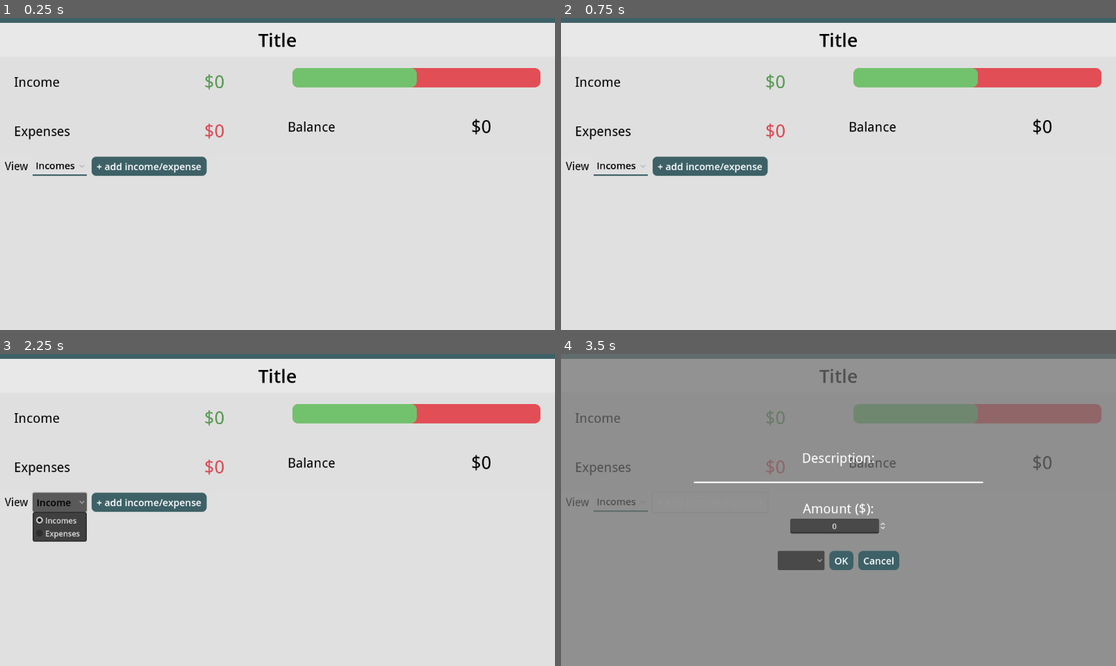
Above: before the commit, frames 1-4 (two rows, left to right).
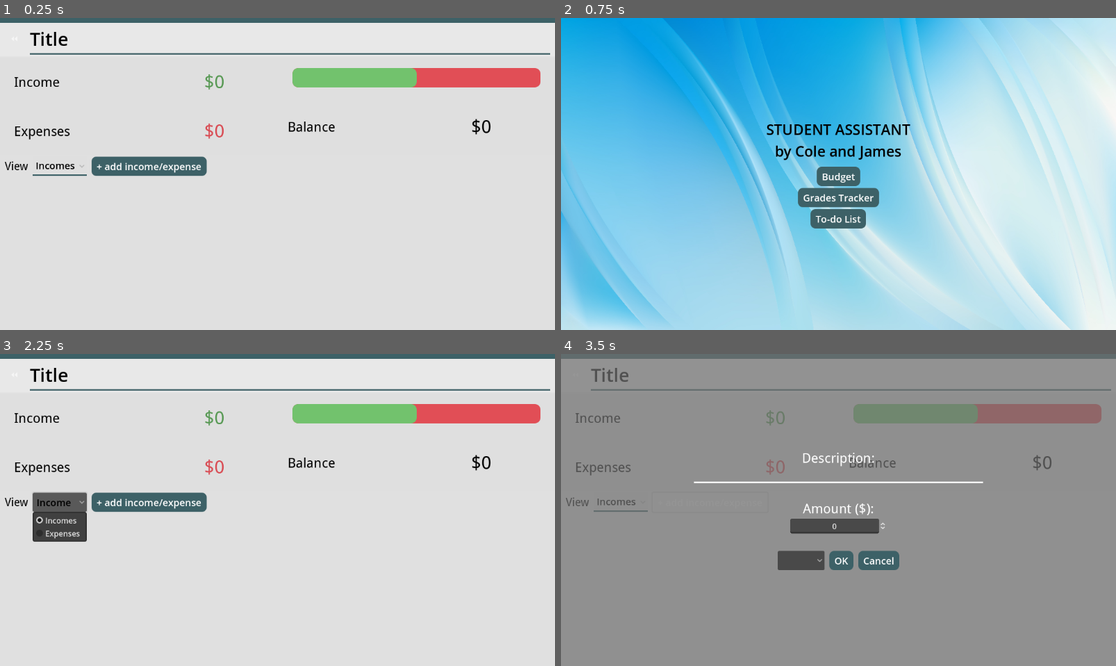
Above: after the commit, the same moments.

Repository: James-Lian/assisstant-eureka
Game: Godot game, scene res://budget.tscn
Two runs of this game, one before a commit and one after it. Both use one fixed random seed, a clock stepped at 60 frames per second and the inputs below. Before the commit the project has no main scene; this scene is started directly in both runs.
Inputs (mouse positions are in pixels of both pictures, inside the frame that each line leads up to):
- Up to frame 1 (0.25 s): no input
- Up to frame 2 (0.75 s): click (577, 39) at 0.5 s, where only the run after the commit has a clickable "⏪"
- Up to frame 3 (2.25 s): click (277, 513) at 1.25 s, where only the run after the commit has a clickable "Budget"; click "Incomes" at 2 s
- Up to frame 4 (3.5 s): click "+ add income/expense" at 2.75 s

The runs differ from the first frame. In frame 1, 0.9% of the frame differs, in the area x 5-100%, y 4-12%; in frame 2, 80%, in the area x 0-100%, y 0-100%; in frame 3, 0.9%; in frame 4, 0.7%.

Commit message:
fixed bugs and glitches
Missing node names in TODOLIST, incorrect inheritance (extends Node2D instead of Control), incorrect signal connection

Diff:
--- a/GradeTracker.gd
+++ b/GradeTracker.gd
@@ -6,7 +6,7 @@
 func _ready():
 	# Connect button signal to function
 	var button = $Button
-	button.connect("pressed", self, "_on_CalculateButton_pressed")
+	button.connect("pressed", Callable(self, "_on_CalculateButton_pressed"))
 
 	# Populate gradeInputs array with LineEdit nodes
 	for i in range($Subjects.get_child_count()):
@@ -33,6 +33,6 @@
 
 	if totalCredits > 0:
 		var gpa = weightedGradeSum / totalCredits
-		gpaLabel.text = "GPA: " + str(round(gpa, 2))
+		gpaLabel.text = "GPA: " + str(round(gpa))
 	else:
 		gpaLabel.text = "N/A"
--- /dev/null
+++ b/New.gd
@@ -0,0 +1,15 @@
+extends Control
+
+
+# Called when the node enters the scene tree for the first time.
+func _ready():
+	pass # Replace with function body.
+
+func _on_budget_pressed():
+	get_tree().change_scene_to_file("res://budget.tscn")
+
+func _on_grades_pressed():
+	get_tree().change_scene_to_file("res://node_2d.tscn")
+
+func _on_todo_pressed():
+	get_tree().change_scene_to_file("res://TODOLIST.tscn")
--- /dev/null
+++ b/New.tscn
@@ -0,0 +1,94 @@
+[gd_scene load_steps=5 format=3 uid="uid://bb62lvnjrkmq"]
+
+[ext_resource type="Script" path="res://New.gd" id="1_yfkjd"]
+[ext_resource type="Texture2D" uid="uid://o362rv68bvhd" path="res://107033-light-blue-abstract.jpg" id="2_ahgs2"]
+
+[sub_resource type="StyleBoxFlat" id="StyleBoxFlat_h4foi"]
+bg_color = Color(0.239216, 0.380392, 0.403922, 1)
+corner_radius_top_left = 10
+corner_radius_top_right = 10
+corner_radius_bottom_right = 10
+corner_radius_bottom_left = 10
+
+[sub_resource type="StyleBoxFlat" id="StyleBoxFlat_3ncic"]
+bg_color = Color(0.6, 0.6, 0.6, 0)
+
+[node name="New" type="Control"]
+layout_mode = 3
+anchors_preset = 15
+anchor_right = 1.0
+anchor_bottom = 1.0
+grow_horizontal = 2
+grow_vertical = 2
+script = ExtResource("1_yfkjd")
+
+[node name="TextureRect" type="TextureRect" parent="."]
+layout_mode = 1
+anchors_preset = 15
+anchor_right = 1.0
+anchor_bottom = 1.0
+grow_horizontal = 2
+grow_vertical = 2
+texture = ExtResource("2_ahgs2")
+expand_mode = 5
+stretch_mode = 6
+
+[node name="MarginContainer" type="MarginContainer" parent="."]
+layout_mode = 1
+anchors_preset = 15
+anchor_right = 1.0
+anchor_bottom = 1.0
+grow_horizontal = 2
+grow_vertical = 2
+
+[node name="VBoxContainer" type="VBoxContainer" parent="MarginContainer"]
+layout_mode = 2
+alignment = 1
+
+[node name="Label" type="Label" parent="MarginContainer/VBoxContainer"]
+layout_mode = 2
+theme_override_colors/font_color = Color(0, 0, 0, 1)
+theme_override_font_sizes/font_size = 30
+text = "STUDENT ASSISTANT
+by Cole and James"
+horizontal_alignment = 1
+
+[node name="Control" type="Control" parent="MarginContainer/VBoxContainer"]
+layout_mode = 2
+
+[node name="Control2" type="Control" parent="MarginContainer/VBoxContainer"]
+layout_mode = 2
+
+[node name="Budget" type="Button" parent="MarginContainer/VBoxContainer"]
+custom_minimum_size = Vector2(0, 40)
+layout_mode = 2
+size_flags_horizontal = 4
+theme_override_colors/font_color = Color(1, 1, 1, 1)
+theme_override_font_sizes/font_size = 20
+theme_override_styles/normal = SubResource("StyleBoxFlat_h4foi")
+theme_override_styles/hover = SubResource("StyleBoxFlat_3ncic")
+text = "  Budget  "
+
+[node name="Grades" type="Button" parent="MarginContainer/VBoxContainer"]
+custom_minimum_size = Vector2(0, 40)
+layout_mode = 2
+size_flags_horizontal = 4
+theme_override_colors/font_color = Color(1, 1, 1, 1)
+theme_override_font_sizes/font_size = 20
+theme_override_styles/normal = SubResource("StyleBoxFlat_h4foi")
+theme_override_styles/hover = SubResource("StyleBoxFlat_3ncic")
+text = "  Grades Tracker  "
+
+[node name="Todo" type="Button" parent="MarginContainer/VBoxContainer"]
+custom_minimum_size = Vector2(0, 40)
+layout_mode = 2
+size_flags_horizontal = 4
+theme_override_colors/font_color = Color(1, 1, 1, 1)
+theme_override_font_sizes/font_size = 20
+theme_override_styles/normal = SubResource("StyleBoxFlat_h4foi")
+theme_override_styles/hover = SubResource("StyleBoxFlat_3ncic")
+text = "  To-do List  "
+
+[connection signal="pressed" from="MarginContainer/VBoxContainer/Budget" to="." method="_on_budget_pressed"]
+[connection signal="pressed" from="MarginContainer/VBoxContainer/Grades" to="." method="_on_grades_pressed"]
+[connection signal="pressed" from="MarginContainer/VBoxContainer/Todo" to="." method="_on_todo_pressed"]
--- a/TODOLIST.tscn
+++ b/TODOLIST.tscn
@@ -2,7 +2,9 @@
 
 [ext_resource type="Script" path="res://ToDoList.gd" id="1_h2v34"]
 
-[node name="Node2D" type="Node2D"]
+[node name="Node2D" type="Control"]
+layout_mode = 3
+anchors_preset = 0
 script = ExtResource("1_h2v34")
 
 [node name="Label" type="Label" parent="."]
--- a/ToDoList.gd
+++ b/ToDoList.gd
@@ -6,12 +6,12 @@
 
 func _ready():
 	# Get references to UI elements
-	taskInput = $VBoxContainer/LineEdit
-	addButton = $VBoxContainer/Button
-	taskList = $ScrollContainer/VBoxContainer
+	taskInput = $TaskInput
+	addButton = $AddButton
+	taskList = $TaskList
 
 	# Connect button signal to function
-	addButton.connect("pressed", self, "_on_AddButton_pressed")
+	addButton.connect("pressed", Callable(self, "_on_AddButton_pressed"))
 
 func _on_AddButton_pressed():
 	# Get text from the input field
--- a/budget.gd
+++ b/budget.gd
@@ -102,3 +102,6 @@
 		expenses.erase(identifier)
 
 	update_budget()
+
+func _on_back_pressed():
+	get_tree().change_scene_to_file("res://new.tscn")
--- a/budget.tscn
+++ b/budget.tscn
@@ -7,6 +7,17 @@
 bg_color = Color(0.941176, 0.941176, 0.941176, 1)
 border_width_top = 10
 border_color = Color(0.247059, 0.396078, 0.419608, 1)
+
+[sub_resource type="StyleBoxFlat" id="StyleBoxFlat_3lauk"]
+bg_color = Color(1, 1, 1, 0)
+
+[sub_resource type="StyleBoxFlat" id="StyleBoxFlat_fvame"]
+bg_color = Color(0.6, 0.6, 0.6, 0)
+
+[sub_resource type="StyleBoxFlat" id="StyleBoxFlat_lrvo8"]
+bg_color = Color(0.6, 0.6, 0.6, 0)
+border_width_bottom = 3
+border_color = Color(0.239216, 0.380392, 0.403922, 1)
 
 [sub_resource type="StyleBoxFlat" id="StyleBoxFlat_w1yo0"]
 bg_color = Color(0.905882, 0.905882, 0.905882, 1)
@@ -38,9 +49,6 @@
 corner_radius_bottom_right = 10
 corner_radius_bottom_left = 10
 
-[sub_resource type="StyleBoxFlat" id="StyleBoxFlat_fvame"]
-bg_color = Color(0.6, 0.6, 0.6, 0)
-
 [sub_resource type="StyleBoxFlat" id="StyleBoxFlat_rplm8"]
 bg_color = Color(0.6, 0.6, 0.6, 0)
 border_width_bottom = 3
@@ -79,17 +87,40 @@
 anchors_preset = 15
 anchor_right = 1.0
 anchor_bottom = 1.0
-grow_horizontal = 2
-grow_vertical = 2
+offset_top = 19.0
+grow_horizontal = 2
+grow_vertical = 2
+theme_override_constants/margin_left = 10
+theme_override_constants/margin_right = 10
 theme_override_constants/margin_bottom = 8
 
-[node name="Title" type="Label" parent="MarginContainer/VBoxContainer/Panel/MarginContainer"]
-layout_mode = 2
+[node name="HBoxContainer" type="HBoxContainer" parent="MarginContainer/VBoxContainer/Panel/MarginContainer"]
+layout_mode = 2
+
+[node name="back" type="Button" parent="MarginContainer/VBoxContainer/Panel/MarginContainer/HBoxContainer"]
+custom_minimum_size = Vector2(0, 30)
+layout_mode = 2
+size_flags_vertical = 4
+theme_override_colors/font_color = Color(1, 1, 1, 1)
+theme_override_font_sizes/font_size = 20
+theme_override_styles/normal = SubResource("StyleBoxFlat_3lauk")
+theme_override_styles/hover = SubResource("StyleBoxFlat_fvame")
+text = "  ⏪  "
+
+[node name="Control" type="Control" parent="MarginContainer/VBoxContainer/Panel/MarginContainer/HBoxContainer"]
+layout_mode = 2
+
+[node name="Control2" type="Control" parent="MarginContainer/VBoxContainer/Panel/MarginContainer/HBoxContainer"]
+layout_mode = 2
+
+[node name="Title" type="LineEdit" parent="MarginContainer/VBoxContainer/Panel/MarginContainer/HBoxContainer"]
+layout_mode = 2
+size_flags_horizontal = 3
 size_flags_vertical = 8
 theme_override_colors/font_color = Color(0, 0, 0, 1)
 theme_override_font_sizes/font_size = 38
+theme_override_styles/normal = SubResource("StyleBoxFlat_lrvo8")
 text = "Title"
-horizontal_alignment = 1
 
 [node name="Panel2" type="Panel" parent="MarginContainer/VBoxContainer"]
 modulate = Color(0.964706, 0.964706, 0.964706, 1)
@@ -429,6 +460,7 @@
 theme_override_styles/hover = SubResource("StyleBoxFlat_fvame")
 text = "  Cancel  "
 
+[connection signal="pressed" from="MarginContainer/VBoxContainer/Panel/MarginContainer/HBoxContainer/back" to="." method="_on_back_pressed"]
 [connection signal="item_selected" from="MarginContainer/VBoxContainer/HBoxContainer/OptionButton" to="." method="_on_option_button_item_selected"]
 [connection signal="pressed" from="MarginContainer/VBoxContainer/HBoxContainer/add" to="." method="_on_add_pressed"]
 [connection signal="pressed" from="Control/MarginContainer2/VBoxContainer/HBoxContainer/OK" to="." method="_on_ok_pressed"]
--- a/node_2d.tscn
+++ b/node_2d.tscn
@@ -24,6 +24,7 @@
 offset_bottom = 40.0
 
 [node name="Grade" type="LineEdit" parent="Control"]
+layout_mode = 0
 offset_left = 28.0
 offset_top = 33.0
 offset_right = 920.0
--- a/project.godot
+++ b/project.godot
@@ -11,6 +11,7 @@
 [application]
 
 config/name="Assistant-Eureka"
+run/main_scene="res://New.tscn"
 config/features=PackedStringArray("4.2", "Forward Plus")
 config/icon="res://icon.svg"
 
Not shown: 1 places in budget.tscn that only renumber resources
Not shown, added: export_presets.cfg
